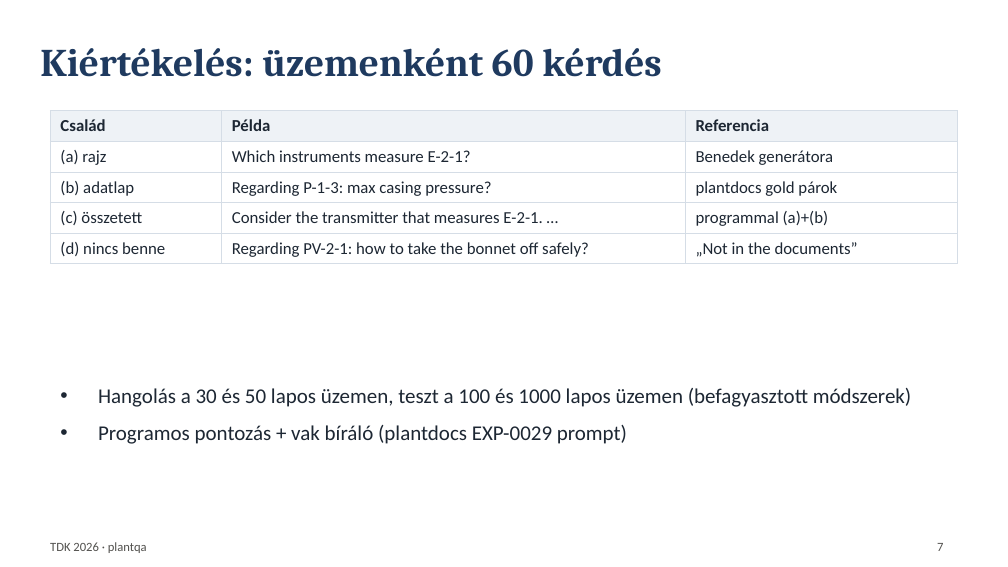
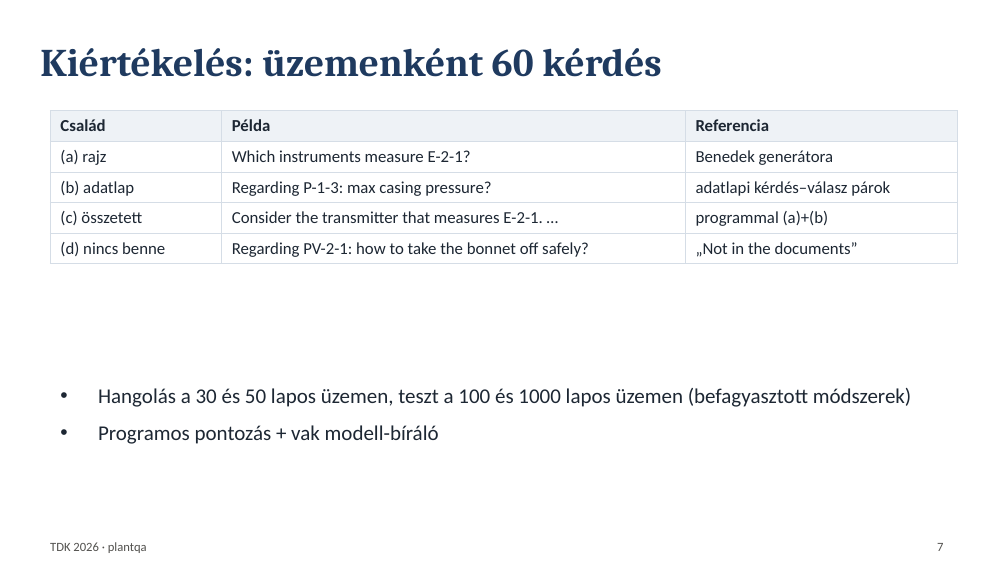
Before and after one commit to Pifu69/plantqa, a slide deck: slide 7 of eloadas/eloadas.pptx. Drawn at 1008x567 pixels with LibreOffice and Linux fonts; fonts in the diff are those of the drawing. Boxes give left, top, right and bottom in pixels: in the first picture for what was removed or moved away, otherwise in the second. Text is boxed around its words. In the diff, an @@ line names an element or a change of style, - is before the commit and + after.

```diff
--- a/eloadas/eloadas.pptx
+++ b/eloadas/eloadas.pptx
@@ table at (x1=50, y1=111, x2=958, y2=261) @@
-row 3, column 3: plantdocs gold párok
+row 3, column 3: adatlapi kérdés–válasz párok
@@ text at (x1=98, y1=425, x2=439, y2=444): text changed @@
-• Programos pontozás + vak bíráló (plantdocs EXP-0029 prompt)
+• Programos pontozás + vak modell-bíráló
```
Also in this commit, not shown: 5 other slides changed, 43 other files.
